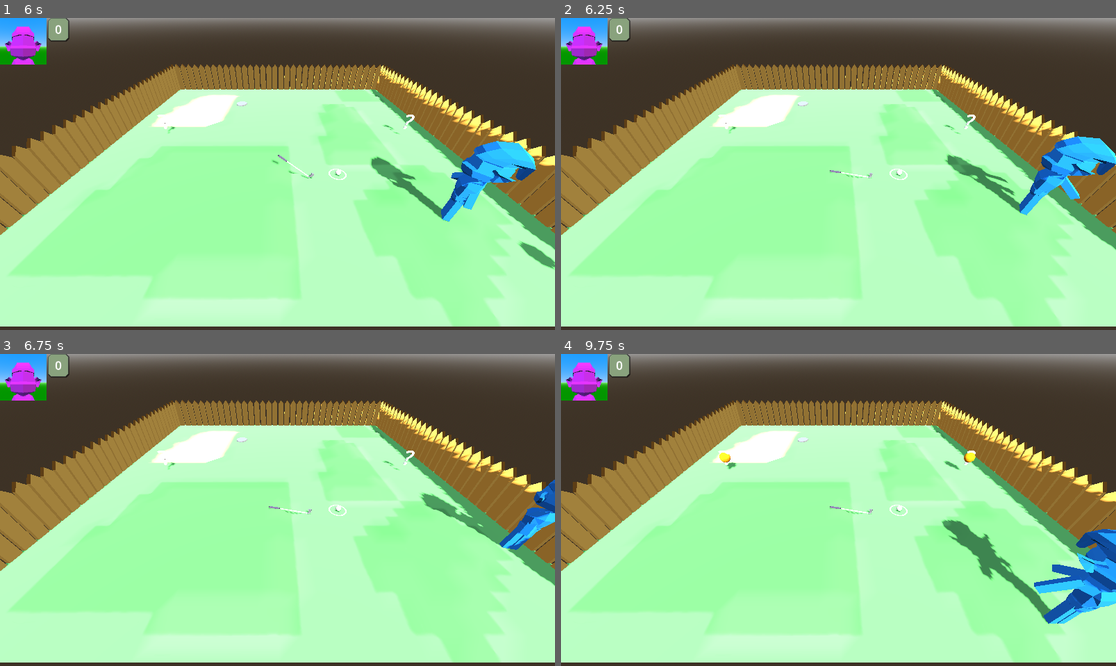
Above: before the commit, frames 1-4 (two rows, left to right).
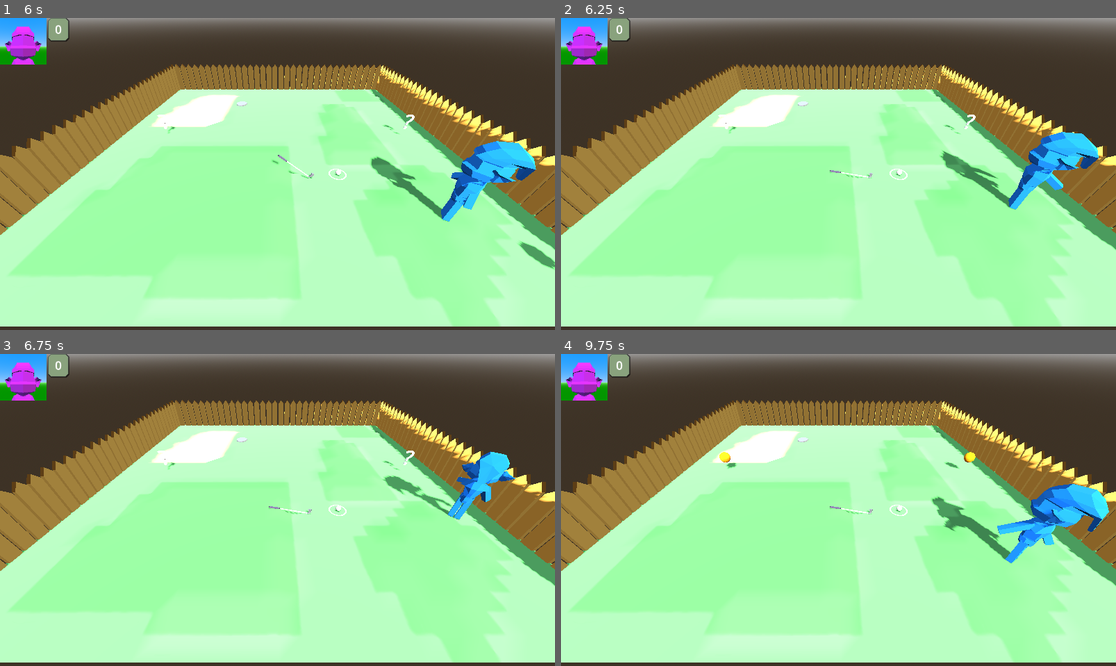
Above: after the commit, the same moments.

Repository: ronincampbell/GDS2Project
Game: Godot game, scene res://maps/lobby.tscn
Same seed, same stepped clock (60 frames per second), same inputs: the game is played once before the commit and once after it. The engine's default icon, where the game draws it, is replaced by a stand-in: a white triangle on a blue panel in a dark square.
Inputs (mouse positions are in pixels of both pictures, inside the frame that each line leads up to):
- Up to frame 1 (6 s): tap Enter (KeyboardJoin) at 0.5, 1.35, 5.85 s; move the mouse to (249, 236) at 0.52 s; hold W (PlayerUp) 0.53-2.03 s; tap F (CastSpell) at 0.6, 2.85, 5.1 s; click (249, 236) at 0.67 s; move the mouse to (444, 220) at 1.27 s; tap Space at 2 s; move the mouse to (111, 127) at 2.02 s; hold E (PlayerInteract) 2.03-2.78 s; hold A (PlayerLeft) 2.03-3.53 s; move the mouse to (305, 174) at 2.77 s; click (305, 174) at 2.92 s; move the mouse to (194, 96) at 3.52 s; hold S (PlayerDown) 3.53-4.28 s; hold Enter (KeyboardJoin) 3.53-4.28 s; move the mouse to (399, 158) at 4.27 s; hold D (PlayerRight) 4.28-5.03 s; tap E (PlayerInteract) at 4.35 s; move the mouse to (166, 189) at 5.02 s; hold W (PlayerUp) 5.03-5.78 s; click (166, 189) at 5.17 s; move the mouse to (333, 105) at 5.77 s; hold D (PlayerRight) from 5.78 s (still down)
- Up to frame 2 (6.25 s): keep holding D (PlayerRight)
- Up to frame 3 (6.75 s): keep holding D (PlayerRight); move the mouse to (249, 572) at 6.52 s; hold E (PlayerInteract) from 6.53 s (still down)
- Up to frame 4 (9.75 s): move the mouse to (1005, 556) at 7.27 s; release E (PlayerInteract) at 7.28 s; tap F (CastSpell) at 7.35, 9.6 s; click (1005, 556) at 7.42 s; move the mouse to (672, 463) at 8.02 s; release D (PlayerRight) at 8.03 s; hold S (PlayerDown) 8.03-8.78 s; hold Enter (KeyboardJoin) 8.03-8.78 s; move the mouse to (866, 510) at 8.77 s; hold A (PlayerLeft) 8.78-9.53 s; tap E (PlayerInteract) at 8.85 s; move the mouse to (755, 432) at 9.52 s; hold W (PlayerUp) from 9.53 s (still down); click (755, 432) at 9.67 s

Frame 1 is identical in both runs. In frame 2, 2.6% of the frame differs, in the area x 68-100%, y 36-64%; in frame 3, 2.5%; in frame 4, 6.3%, in the area x 28-100%, y 30-87%.

Commit message:
All spells work correctly

Diff:
--- a/CoreObjects/gnome.tscn
+++ b/CoreObjects/gnome.tscn
@@ -43,7 +43,7 @@
 stream_0/stream = ExtResource("10_x7fgk")
 stream_1/stream = ExtResource("11_dxthy")
 
-[node name="Gnome" type="RigidBody3D"]
+[node name="Gnome" type="RigidBody3D" groups=["pushable"]]
 collision_layer = 2
 collision_mask = 5
 axis_lock_angular_x = true
--- a/Props/prop_fertiliser.tscn
+++ b/Props/prop_fertiliser.tscn
@@ -6,7 +6,7 @@
 [sub_resource type="BoxShape3D" id="BoxShape3D_j2bjd"]
 size = Vector3(0.707123, 0.33075, 1)
 
-[node name="PropFertiliser" type="RigidBody3D"]
+[node name="PropFertiliser" type="RigidBody3D" groups=["pushable"]]
 collision_layer = 5
 collision_mask = 9
 script = ExtResource("1_v8xck")
--- a/Props/prop_plant.tscn
+++ b/Props/prop_plant.tscn
@@ -11,7 +11,7 @@
 height = 0.511696
 radius = 0.321289
 
-[node name="PropPlant" type="RigidBody3D"]
+[node name="PropPlant" type="RigidBody3D" groups=["pushable"]]
 collision_layer = 5
 collision_mask = 9
 script = ExtResource("1_o3n5q")
--- a/Props/prop_watering_can.tscn
+++ b/Props/prop_watering_can.tscn
@@ -17,7 +17,7 @@
 [sub_resource type="BoxShape3D" id="BoxShape3D_xbujh"]
 size = Vector3(0.1875, 0.195679, 0.0690366)
 
-[node name="PropWateringCan" type="RigidBody3D"]
+[node name="PropWateringCan" type="RigidBody3D" groups=["pushable"]]
 collision_layer = 5
 collision_mask = 9
 script = ExtResource("1_h4fbc")
--- a/project.godot
+++ b/project.godot
@@ -99,3 +99,8 @@
 [physics]
 
 3d/physics_engine="Jolt Physics"
+
+[rendering]
+
+renderer/rendering_method="gl_compatibility"
+renderer/rendering_method.mobile="gl_compatibility"
--- a/spells/spell_pickup.gd
+++ b/spells/spell_pickup.gd
@@ -32,6 +32,7 @@
 	_rolled_spell = SpellID.FIREBALL if pick == 0 else SpellID.SHIELD
 	_apply_visual_for_roll()
 	_revealed = true
+	_set_mystery_visible(false)
 
 func _apply_visual_for_roll() -> void:
 	if _rolled_spell == SpellID.FIREBALL and fireball_scene:
@@ -56,6 +57,7 @@
 	if caster and not caster.has_spell():
 		if caster.give_spell(_rolled_spell):
 			_consume_or_respawn()
+			_set_mystery_visible(true)
 
 func _consume_or_respawn() -> void:
 	if respawn_after_pickup:
--- a/spells/spells/fireball.gd
+++ b/spells/spells/fireball.gd
@@ -1,20 +1,20 @@
 extends RigidBody3D
 class_name Fireball
 
-@export var speed: float = 24.0              # a bit faster for snappier feel
-@export var strength: float = 200.0           # base impulse strength (we also mass-scale below)
-@export var splash_radius: float = 12.0       # tune to taste
+@export var speed: float = 24.0
+@export var strength: float = 25.0
+@export var splash_radius: float = 8.0
 @export var lifetime: float = 2.5
-@export var hit_radius: float = 0.2          # tiny nose sphere for overlap hits
-@export var ignore_self_time: float = 0.5   # seconds to ignore shooter
+@export var hit_radius: float = 0.2
+@export var ignore_self_time: float = 0.5
 @export var debug_mode: bool = true
 @export var arm_time: float = 0.5
 @export_flags_3d_physics var hit_mask: int = 0xFFFFFFFF
 
 var shooter: Node = null
-
 var _age := 0.0
 var _prev_pos: Vector3
+var _last_dir: Vector3 = Vector3.FORWARD
 
 func _ready() -> void:
 	gravity_scale = 0.0
@@ -48,6 +48,9 @@
 func _integrate_forces(state: PhysicsDirectBodyState3D) -> void:
 	var from := _prev_pos
 	var to := global_position
+	var move := to - from
+	if move.length() > 0.0001:
+		_last_dir = move.normalized()
 
 	var space := get_world_3d().direct_space_state
 	var rq := PhysicsRayQueryParameters3D.create(from, to)
@@ -63,7 +66,8 @@
 			_prev_pos = to
 			return
 		var p: Vector3 = hit.get("position", to)
-		_explode_and_free(p)
+		var n: Vector3 = hit.get("normal", _last_dir)
+		_explode_and_free(p, n)
 		return
 
 	var nose := SphereShape3D.new()
@@ -81,7 +85,7 @@
 		if _age < arm_time:
 			_prev_pos = to
 			return
-		_explode_and_free(to)
+		_explode_and_free(to, _last_dir)
 		return
 	_prev_pos = to
 
@@ -92,10 +96,13 @@
 		return
 	_explode_and_free(global_position)
 
-func _explode_and_free(at: Vector3) -> void:
+func _explode_and_free(at: Vector3, outward: Vector3 = Vector3.ZERO) -> void:
 	if splash_radius <= 0.0:
 		queue_free()
 		return
+
+	if outward != Vector3.ZERO:
+		at += outward.normalized() * 0.30
 
 	var sphere := SphereShape3D.new()
 	sphere.radius = splash_radius
@@ -108,54 +115,66 @@
 	q.collision_mask = hit_mask
 
 	var hits := get_world_3d().direct_space_state.intersect_shape(q, 128)
-	_dbg("EXP hits=" + str(hits.size()))
+	var rigid_count := 0
+	var listed := 0
 
-	var rigid_count := 0
 	for h in hits:
 		var obj: Object = h.get("collider")
 		if obj == null:
 			continue
+
 		if obj == shooter and _age <= ignore_self_time:
 			continue
+		var node := obj as Node
 
-		var node := obj as Node
 		if node != null and node.is_in_group("shielded"):
 			continue
+		var body := obj as RigidBody3D
 
-		var body := obj as RigidBody3D
 		if body != null:
 			rigid_count += 1
-			var pre_mode : Variant = body.mode
-			var pre_sleep := body.sleeping
-			var pre_freeze := body.freeze
-			var pre_mass := body.mass
-			var pre_ld := body.linear_damp
-
-			# If it's frozen or sleeping, wake/unfreeze it so impulses actually apply
 			if body.freeze:
 				body.freeze = false
 			body.sleeping = false
-			# (Optional) if a character/kinematic slipped in, make it rigid for the shove
-			# Comment out if you don't want to touch modes:
-			# if body.mode != RigidBody3D.MODE_RIGID:
-			#     body.mode = RigidBody3D.MODE_RIGID
-
 			var delta := body.global_transform.origin - at
 			var dist  : float = max(0.001, delta.length())
-			var dir   := delta / dist
+			var dir := _last_dir
+			if dist > 0.0001:
+				dir = delta / dist
 			var falloff : float = clamp(1.0 - (dist / splash_radius), 0.0, 1.0)
-
-			# Impulse scaled by mass (physically "correct")
-			var impulse : Variant = dir * strength * falloff * max(0.01, pre_mass)
+			var mass    : float = max(0.01, body.mass)
+			var impulse := dir * strength * falloff * mass
 			body.apply_central_impulse(impulse)
-
-			# Extra visible kick to overpower scripts that zero velocity each tick
-			# (tune 1.0..2.0 or remove later once you're confident)
 			body.linear_velocity += dir * (strength * falloff * 1.25)
 
-			_dbg("PUSH -> %s mode=%d sleep=%s freeze=%s mass=%.2f ld=%.2f falloff=%.2f"
-				% [body.name, pre_mode, str(pre_sleep), str(pre_freeze), pre_mass, pre_ld, falloff])
-	_dbg("EXP rigid_count=" + str(rigid_count) + " of " + str(hits.size()))
+	if rigid_count == 0:
+		var pushed := 0
+		for n in get_tree().get_nodes_in_group("pushable"):
+			if not (n is RigidBody3D):
+				continue
+			var body2 := n as RigidBody3D
+			if body2 == shooter and _age <= ignore_self_time:
+				continue
+
+			var delta2 := body2.global_transform.origin - at
+			var dist2 := delta2.length()
+			if dist2 > splash_radius:
+				continue
+
+			if body2.freeze:
+				body2.freeze = false
+			body2.sleeping = false
+
+			var dir2 := _last_dir
+			if dist2 > 0.0001:
+				dir2 = delta2 / dist2
+
+			var falloff2 : Variant = clamp(1.0 - (dist2 / splash_radius), 0.0, 1.0)
+			var mass2    : float = max(0.01, body2.mass)
+			var impulse2 : Variant = dir2 * strength * falloff2 * mass2
+			body2.apply_central_impulse(impulse2)
+			body2.linear_velocity += dir2 * (strength * falloff2 * 1.25)
+			pushed += 1
 
 	queue_free()
 
